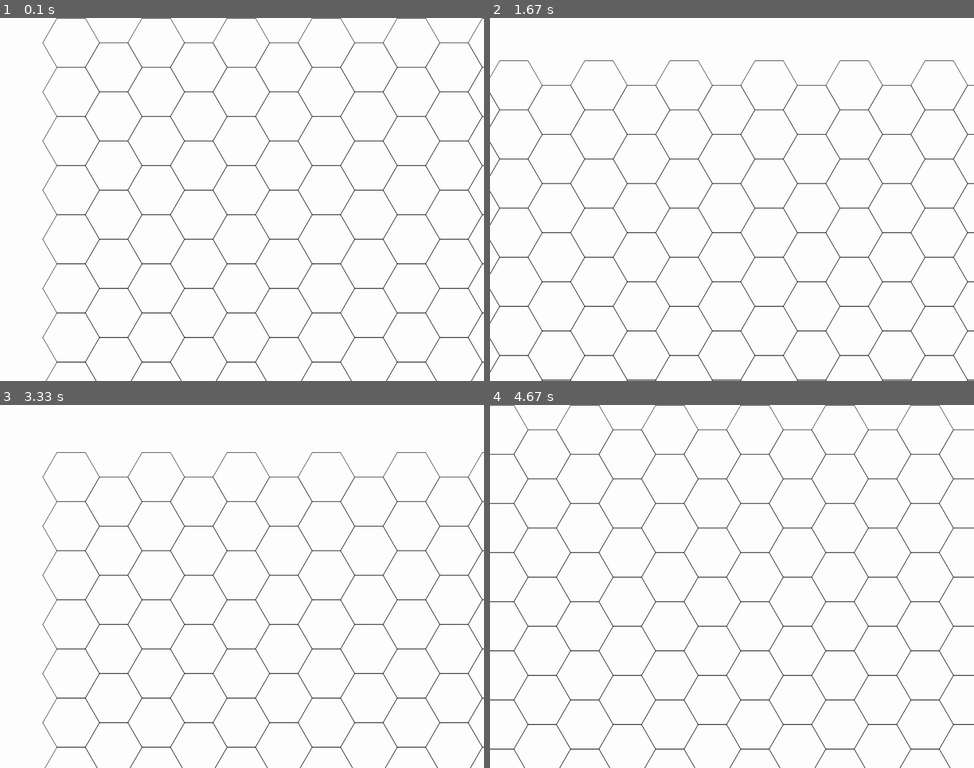
Above: before the commit, frames 1-4 (two rows, left to right).
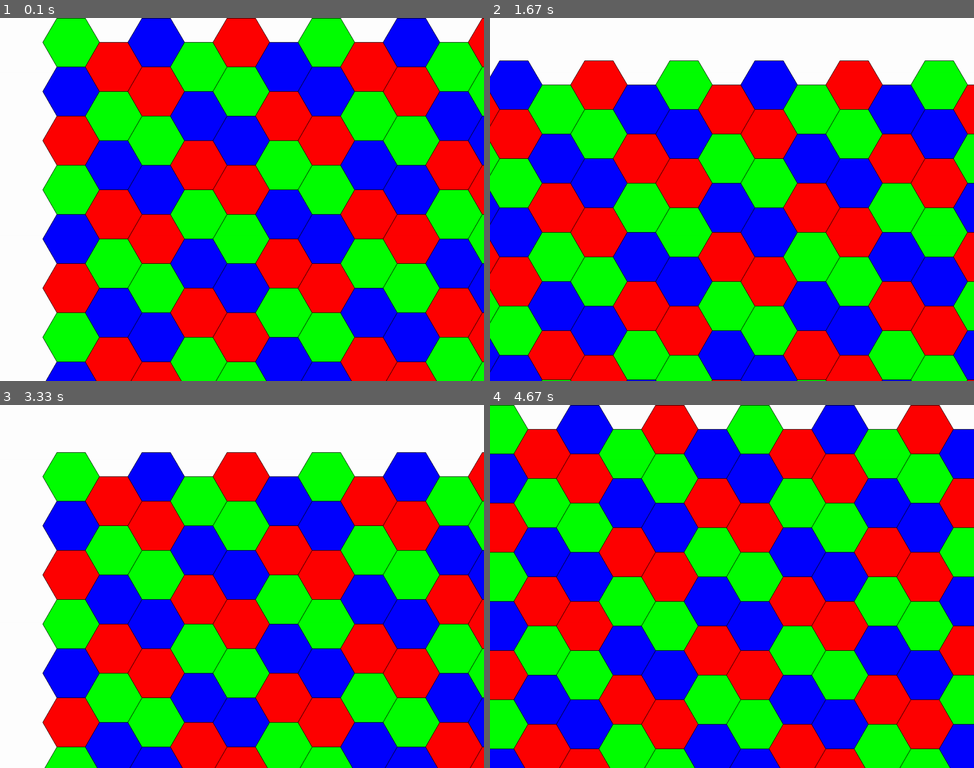
Above: after the commit, the same moments.

Repository: bakineugene/pygame_experiments
Game: pygame game, started from pygame0001.py
The game is run twice, just before and just after one commit, with the same random seed, the same clock (stepped at 60 frames per second) and the same inputs.
Inputs:
- Up to frame 1 (0.1 s): no input
- Up to frame 2 (1.67 s): hold Right 0.33-0.8 s; hold Up 0.83-1.13 s; hold Right 1.17-1.63 s
- Up to frame 3 (3.33 s): hold Left 1.67-2.2 s; hold Down 2.23-2.53 s; hold Left 2.57-2.97 s; hold Up from 3 s (still down)
- Up to frame 4 (4.67 s): release Up at 3.37 s; hold Right 3.4-4.03 s; hold Down 4.07-4.43 s; hold Left from 4.47 s (still down)

The runs differ from the first frame. In frame 1, 87% of the frame differs, in the area x 8-100%, y 0-100%; in frame 2, 85%; in frame 3, 75%; in frame 4, 97%, in the area x 0-100%, y 0-100%.

Commit message:
Test polygons filled with colour

Diff:
--- a/pygame0001.py
+++ b/pygame0001.py
@@ -1,4 +1,4 @@
-from pygame import QUIT, KEYDOWN, K_ESCAPE, draw, init, time, display, Surface, event, K_LEFT, K_RIGHT, K_UP, K_DOWN, KEYDOWN, KEYUP, K_EQUALS, K_MINUS
+from pygame import QUIT, KEYDOWN, K_ESCAPE, gfxdraw, draw, init, time, display, Surface, event, K_LEFT, K_RIGHT, K_UP, K_DOWN, KEYDOWN, KEYUP, K_EQUALS, K_MINUS
 
 RESOLUTION_DEFAULT = (1024, 768)
 
@@ -33,6 +33,20 @@
         for y in range(size_y):
             draw_hex_grid_element(surface, colour, size, (x, y))
 
+RED = (255, 0, 0)
+GREEN = (0, 255, 0)
+BLUE = (0, 0, 255)
+current_color = RED
+def next():
+    global current_color
+    if current_color == RED:
+        current_color = GREEN
+    elif current_color == GREEN:
+        current_color = BLUE
+    elif current_color == BLUE:
+        current_color = RED
+    return current_color
+
 def draw_hex_grid_element(surface, colour, size, point):
     h = 1.7320508 * size
     w = 2 * size
@@ -46,7 +60,9 @@
     p4 = (p3[0] - w / 4, p3[1] + h / 2)
     p5 = (p4[0] - w / 2, p4[1])
     p6 = (p5[0] - w / 4, p5[1] - h / 2)
-    draw.aalines(surface, colour, True, (p1, p2, p3, p4, p5, p6))
+
+    gfxdraw.filled_polygon(surface, (p1, p2, p3, p4, p5, p6), next())
+    gfxdraw.aapolygon(surface, (p1, p2, p3, p4, p5, p6), colour)
 
 class Game(object):
 
Not shown, changed: README.md
